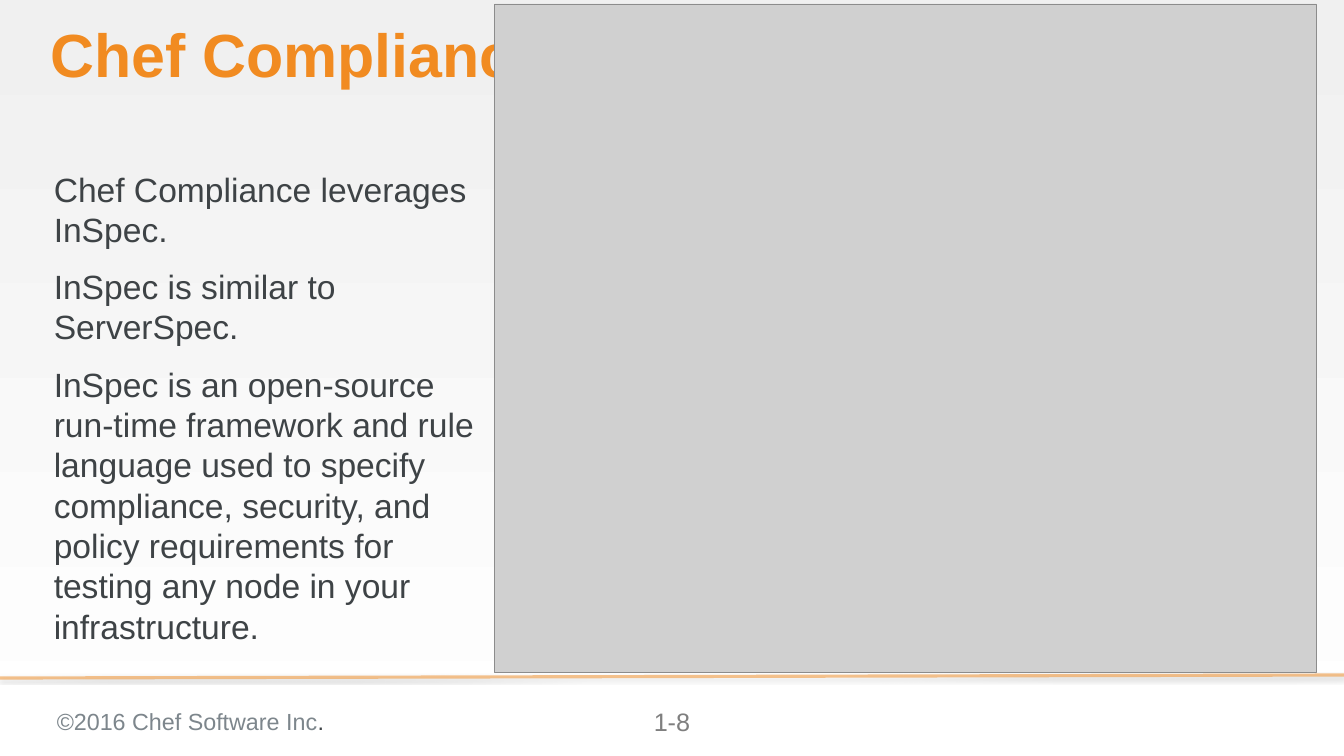
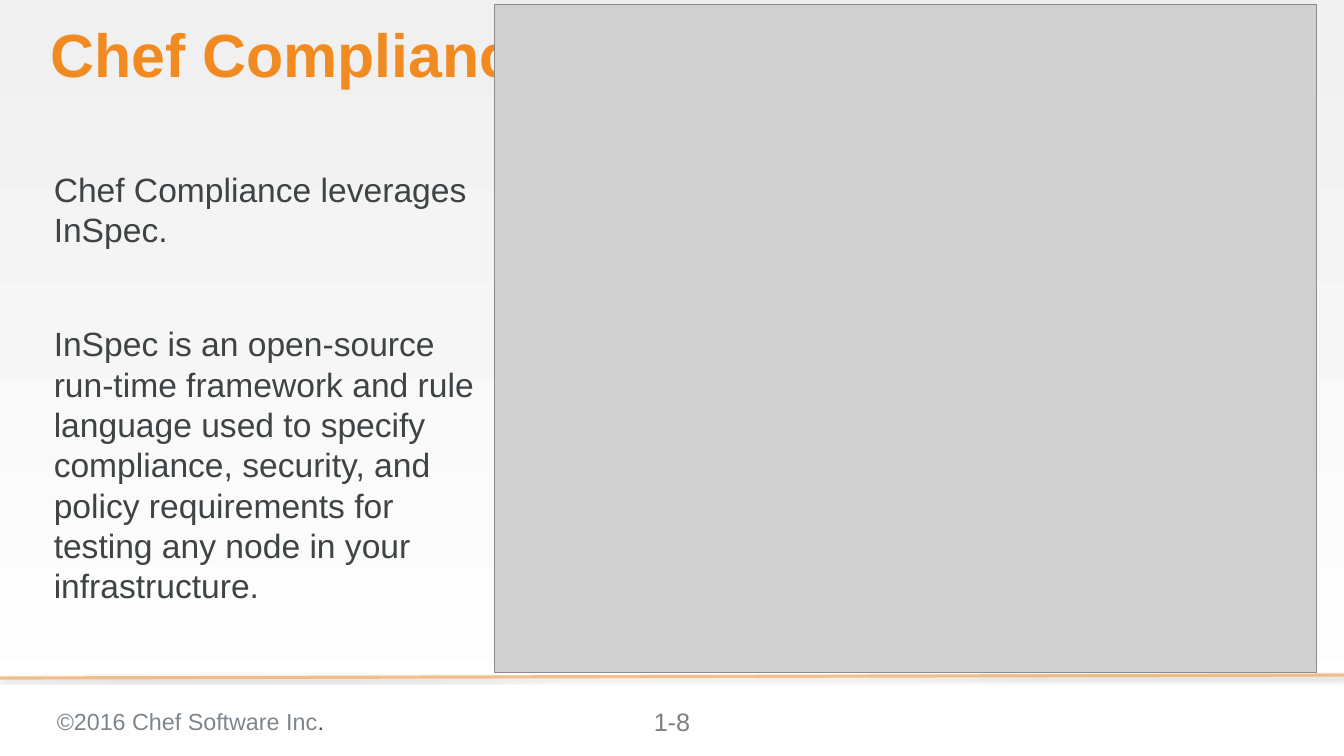
Before and after one commit to bchamby/chef-compliance-installation-configuration-operation, a slide deck: slide 8 of 01-Intro.pptx. Drawn at 1344x756 pixels with LibreOffice and Linux fonts; fonts in the diff are those of the drawing; grey boxes stand for pictures; background and template pictures are left out. Boxes give left, top, right and bottom in pixels: in the first picture for what was removed or moved away, otherwise in the second. Text is boxed around its words. In the diff, an @@ line names an element or a change of style, - is before the commit and + after.

```diff
--- a/01-Intro.pptx
+++ b/01-Intro.pptx
@@ text at [54,274,336,346]: paragraph removed @@
-InSpec is similar to ServerSpec.
```
Also in this commit, not shown: 3 other slides changed.
